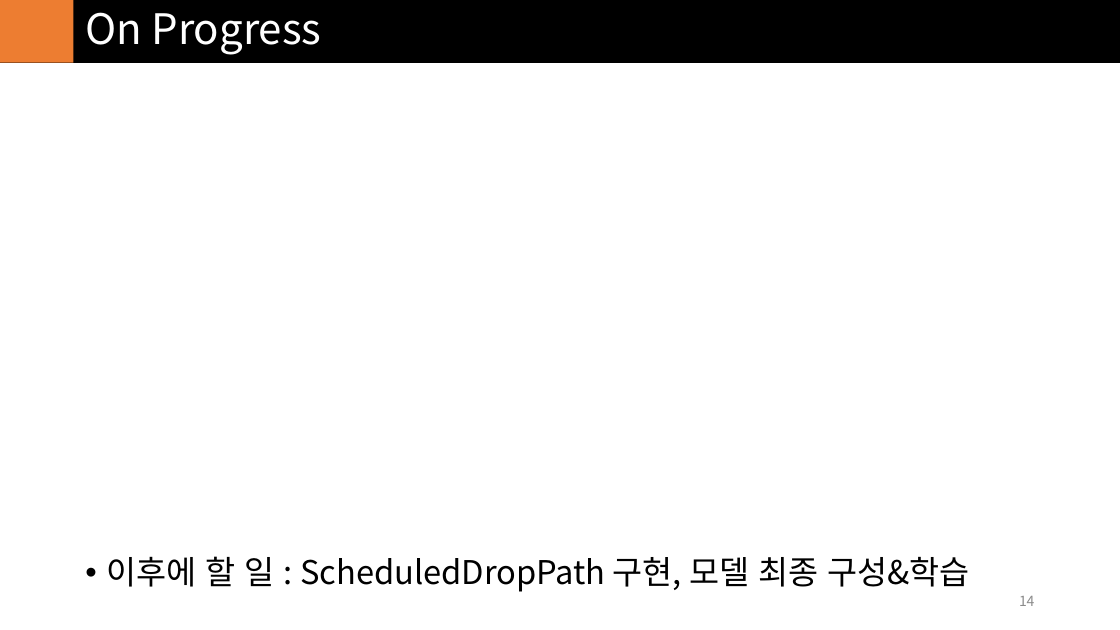
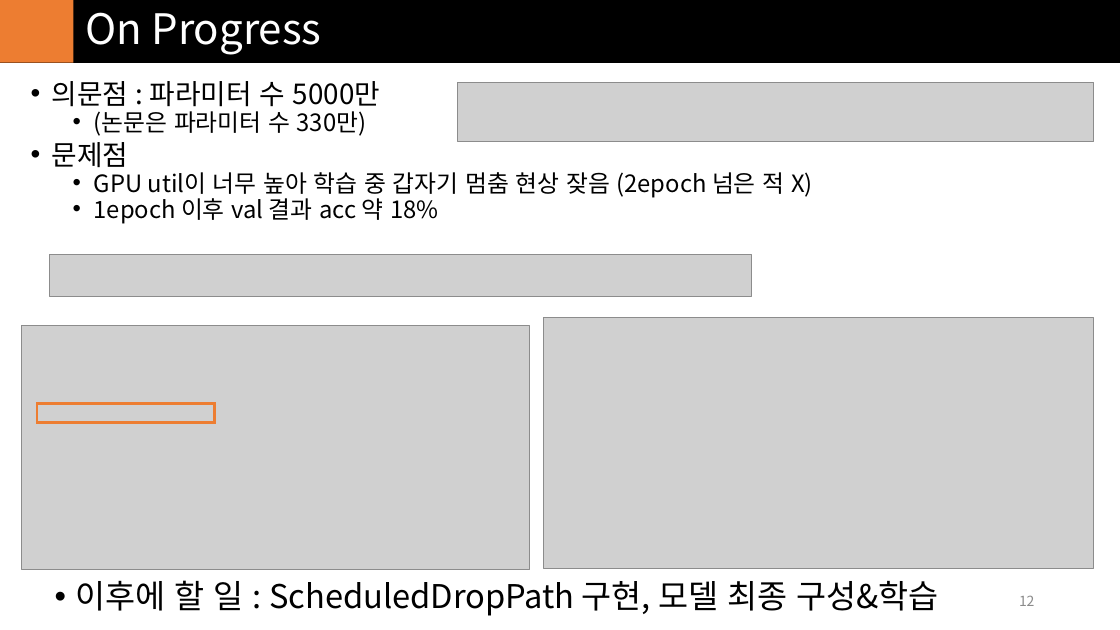
Before and after one commit to in3der/ivpl_Study_Model, a slide deck: slide 12 of NasNet/report/NASNet_2.pptx (slide 14 before the commit). Drawn at 1120x630 pixels with LibreOffice and Linux fonts; fonts in the diff are those of the drawing; grey boxes stand for pictures. Boxes give left, top, right and bottom in pixels: in the first picture for what was removed or moved away, otherwise in the second. Text is boxed around its words. In the diff, an @@ line names an element or a change of style, - is before the commit and + after.

```diff
--- a/NasNet/report/NASNet_2.pptx
+++ b/NasNet/report/NASNet_2.pptx
@@ text added at box(52, 81, 813, 224), 20.4 pt, text #000000 @@
+• 의문점 : 파라미터 수 5000만
+  • (논문은 파라미터 수 330만)
+• 문제점
+  • GPU util이 너무 높아 학습 중 갑자기 멈춤 현상 잦음 (2epoch 넘은 적 X)
+  • 1epoch 이후 val 결과 acc 약 18%
@@ picture added at box(458, 82, 1094, 142) @@
@@ picture added at box(50, 255, 751, 297) @@
@@ picture added at box(22, 326, 529, 570) @@
@@ picture added at box(544, 318, 1094, 569) @@
@@ rectangle added at box(37, 404, 214, 423), outline #ED7D31 2.25 pt @@
@@ text "이후에 할 일 : ScheduledDropPath ...": place and size @@
-text "이후에 할 일 : ScheduledDropPath ..." at box(106, 556, 969, 592)
+text "이후에 할 일 : ScheduledDropPath ..." at box(76, 580, 939, 616)
@@ page number at box(1019, 595, 1035, 606): text changed @@
-14
+12
```
Also in this commit, not shown: 4 other slides changed, 1 slide added, 5 slides removed, 2 other files.
